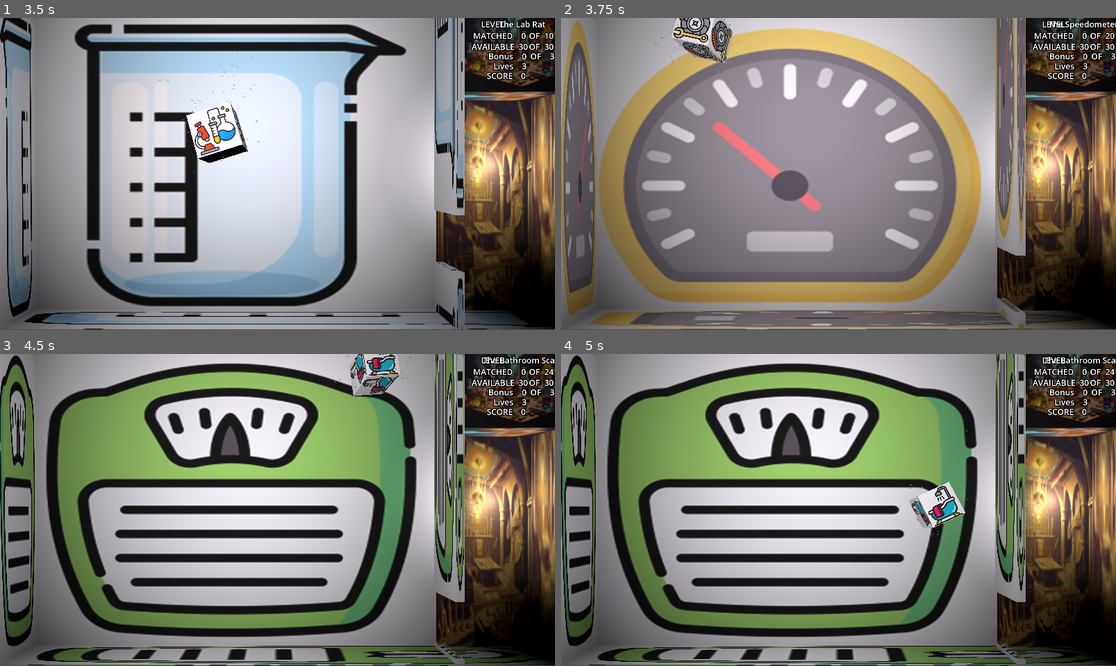
Above: before the commit, frames 1-4 (two rows, left to right).
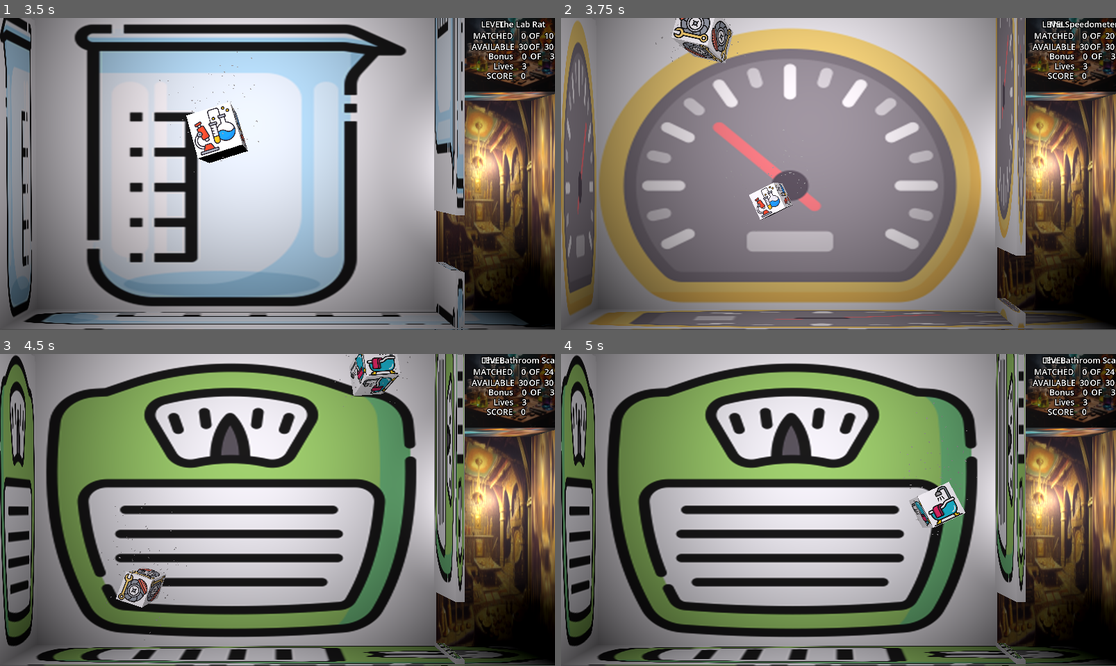
Above: after the commit, the same moments.

Repository: loose-bit-labs/scaletris
Game: Godot game, scene res://welcome.tscn
The game is run twice, just before and just after one commit, with the same random seed, the same clock (stepped at 60 frames per second) and the same inputs. Sound files missing from this copy of the repository are replaced by a short silence.
Inputs (mouse positions are in pixels of both pictures, inside the frame that each line leads up to):
- Up to frame 1 (3.5 s): tap Enter (ui_accept) at 0.5, 0.77, 1.52, 3.02 s; move the mouse to (399, 158) at 0.52 s; hold D (right) 0.53-1.28 s; tap 1 at 0.6 s; click (399, 158) at 0.67 s; move the mouse to (166, 189) at 1.27 s; hold S (down) 1.28-2.03 s; tap 2 at 1.35 s; move the mouse to (333, 105) at 2.02 s; hold D (right) 2.03-2.78 s; tap 3 at 2.1 s; move the mouse to (249, 236) at 2.77 s; hold Up (ui_up) from 2.78 s (still down); tap 4 at 2.85 s; click (249, 236) at 2.92 s
- Up to frame 2 (3.75 s): move the mouse to (1005, 220) at 3.52 s; release Up (ui_up) at 3.53 s; hold A (left) from 3.53 s (still down); tap 5 at 3.6 s
- Up to frame 3 (4.5 s): keep holding A (left); tap Enter (ui_accept) at 3.77 s; move the mouse to (111, 463) at 4.27 s; tap 6 at 4.35 s
- Up to frame 4 (5 s): keep holding A (left); tap Enter (ui_accept) at 4.52 s

Frame 1 is identical in both runs. In frame 2, 0.6% of the frame differs, in the area x 33-45%, y 44-65%; in frame 3, 0.7%, in the area x 18-34%, y 47-92%; in frame 4, nothing differs.

Commit message:
fix removing blocks

Diff:
--- a/godot/block.gd
+++ b/godot/block.gd
@@ -169,3 +169,6 @@
 
 func info():
 	return {"size":size, "entity":entity.name, "type":entity.type, "sleeping":sleeping, "sleepyTime":sleepyTime, "in_bonus_zone":in_bonus_zone}
+
+func _on_animation_player_animation_finished(_anim_name):
+	main.remove_child(self)
--- a/godot/block.tscn
+++ b/godot/block.tscn
@@ -153,3 +153,4 @@
 [connection signal="body_entered" from="RigidBody3D" to="." method="_on_rigid_body_3d_body_entered"]
 [connection signal="body_shape_entered" from="RigidBody3D" to="." method="_on_rigid_body_3d_body_shape_entered"]
 [connection signal="sleeping_state_changed" from="RigidBody3D" to="." method="_on_rigid_body_3d_sleeping_state_changed"]
+[connection signal="animation_finished" from="AnimationPlayer" to="." method="_on_animation_player_animation_finished"]
--- a/godot/main.gd
+++ b/godot/main.gd
@@ -659,7 +659,7 @@
 		# thinks this is actually ok...
 		if false:
 			print("ERROR: _remove_block could not find ", block.entity.name, " in ", block_map)
-	remove_child(block)
+	#remove_child(block)
 
 func _remove_blocks():
 	for block in _get_blocks():
